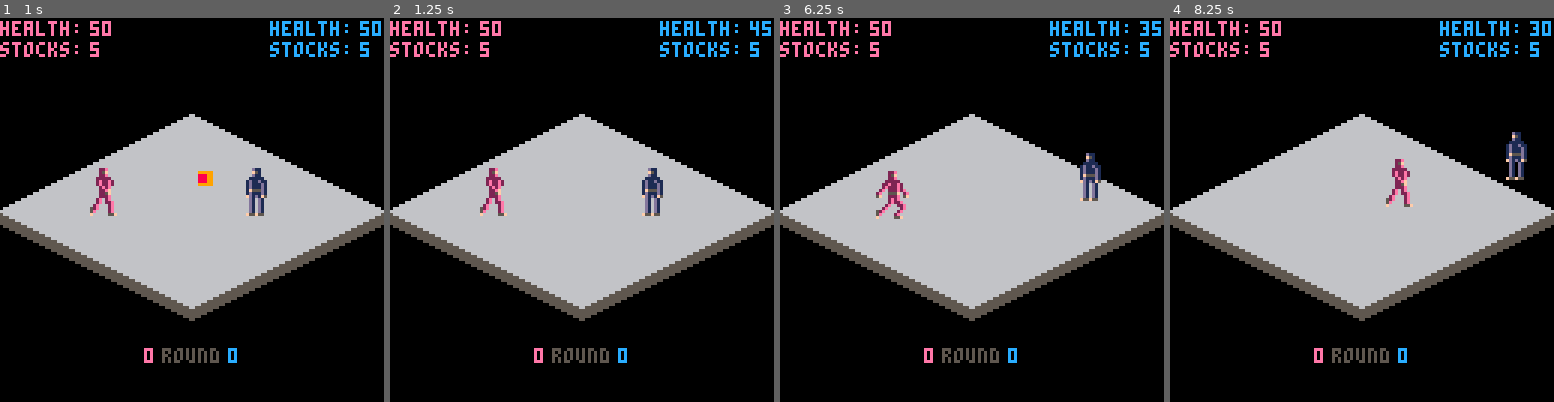
Above: before the commit, frames 1-4 (left to right).
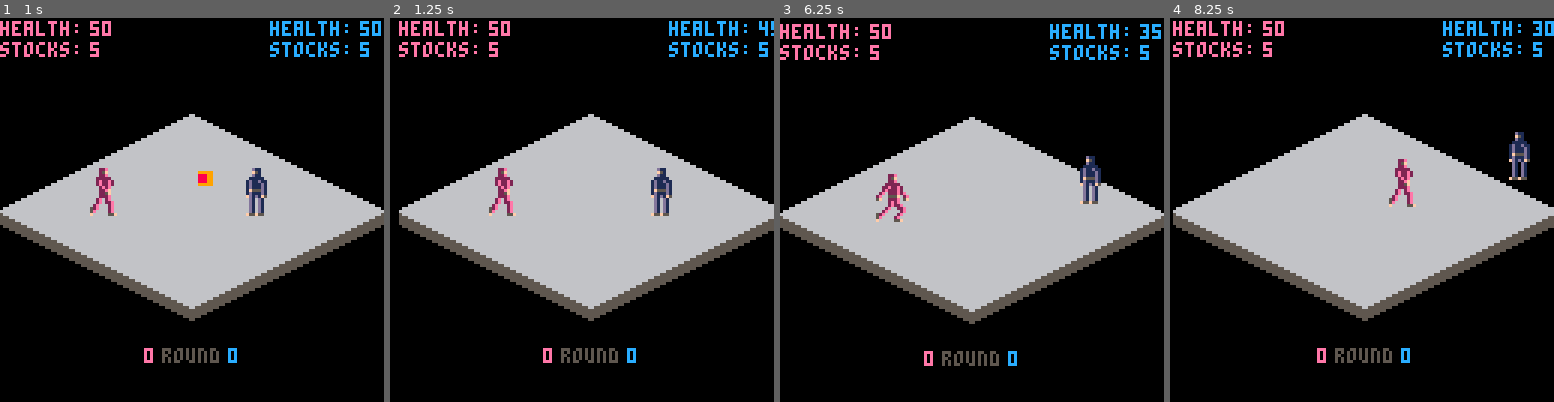
Above: after the commit, the same moments.

Repository: Trifectuh/Fantasy-Console-Projects
Game: PICO-8 cartridge isofight.p8
The game is run twice, just before and just after one commit, with the same random seed, the same clock (stepped at 60 frames per second) and the same inputs.
Inputs:
- Up to frame 1 (1 s): tap X (X key) at 0.33 s; tap O (Z key) at 0.7 s
- Up to frame 2 (1.25 s): tap X (X key) at 1.07 s
- Up to frame 3 (6.25 s): hold Right 1.6-2.1 s; tap O (Z key) every 0.4 s from 1.7 to 6.1 s; tap X (X key) every 1.12 s from 1.85 to 5.2 s; hold Up 2.15-2.42 s; hold Right 2.47-3.03 s; hold Left 3.08-3.58 s; hold Down 3.63-3.97 s; hold Right 4.02-4.68 s; hold Up 4.73-5.03 s; hold Left 5.08-5.68 s; hold Down 5.73-6.03 s; hold Right from 6.08 s (still down)
- Up to frame 4 (8.25 s): tap X (X key) at 6.32, 7.43 s; tap O (Z key) every 0.4 s from 6.5 to 8.1 s; release Right at 6.58 s; hold Right 6.63-7.13 s; hold Up 7.18-7.45 s; hold Right 7.5-8.07 s; hold Left from 8.12 s (still down)

Frame 1 is identical in both runs. In frame 2, 8.2% of the frame differs, in the area x 0-100%, y 0-90%; in frame 3, 5.2%; in frame 4, 5.3%.

Commit message:
epic SCREENQUAKE

Diff:
--- a/isofight.p8
+++ b/isofight.p8
@@ -4,6 +4,7 @@
 --isofight: don't die or fall
 
 function _init()
+ cameraoffset=0
  restarttimer=nil
  firstrun=true
 	num_players=2
@@ -82,9 +83,10 @@
             atk2={s={10,46},a={20,96},r={25,36}},
             atk3={s={10,0},a={20,0},r={15,0}}}}
  }
-
-fireballs = {}
-end
+ fireballs = {}
+end
+
+
 
 function throwfireball(c,d)
  local op=getopid(c)
@@ -124,6 +126,7 @@
       if f.t.x-f.x<2 and f.t.x-f.x>-10
         and f.t.y-f.y<4 and f.t.y-f.y>-6 then
           if f.t.xdir!=f.dx then
+            cameraoffset=0.2
             f.t.status.hp-=5
             applyfireballimpact(f)
             del(fireballs, f)
@@ -132,6 +135,20 @@
           end
       end
     end
+  end
+end
+
+function screenshake()
+  local fade = 0.15
+  local offset_x=16-rnd(32)
+  local offset_y=16-rnd(32)
+  offset_x*=cameraoffset
+  offset_y*=cameraoffset
+
+  camera(offset_x,offset_y)
+  cameraoffset*=fade
+  if cameraoffset<0.05 then
+    camereaoffset=0
   end
 end
 
@@ -199,6 +216,7 @@
 end
 
 function _draw()
+ screenshake()
 	cls()
  if winner()==p[1] or winner()==p[2] then
   victory()
@@ -612,6 +630,7 @@
       op.halt=true
       op.blocking=true
      elseif op.status.knockback<=0 then
+      cameraoffset=0.1
       op.status.hp-=5
       op.status.knockback=2
      end
